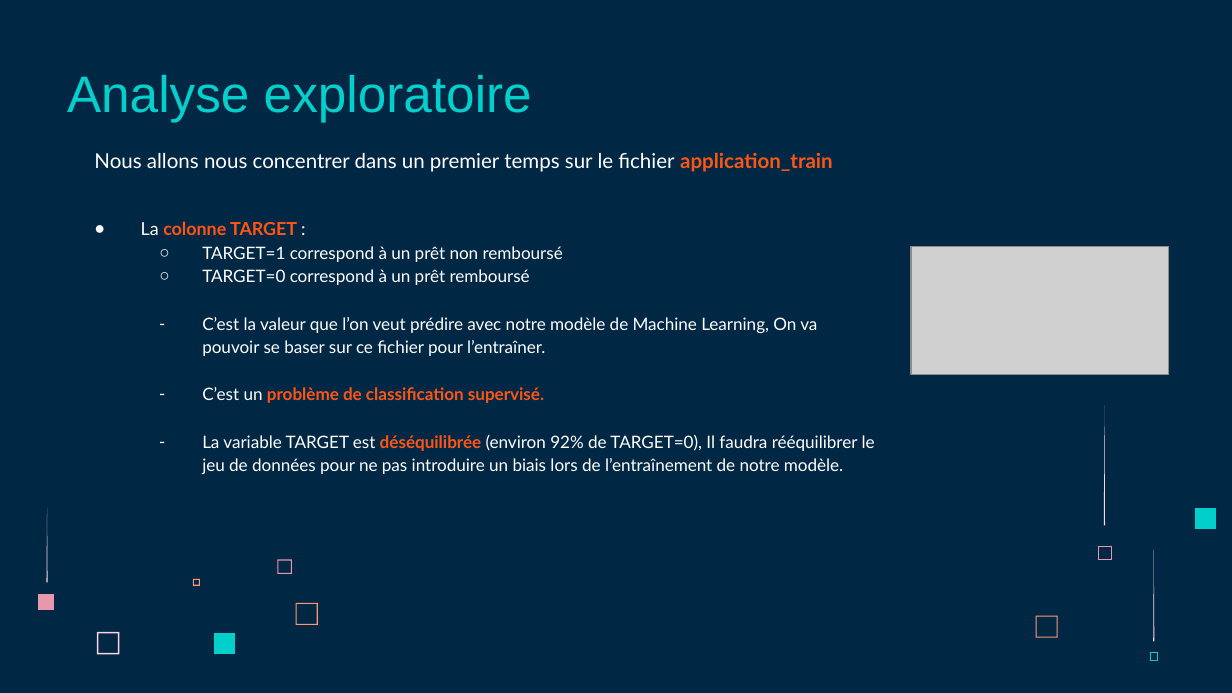
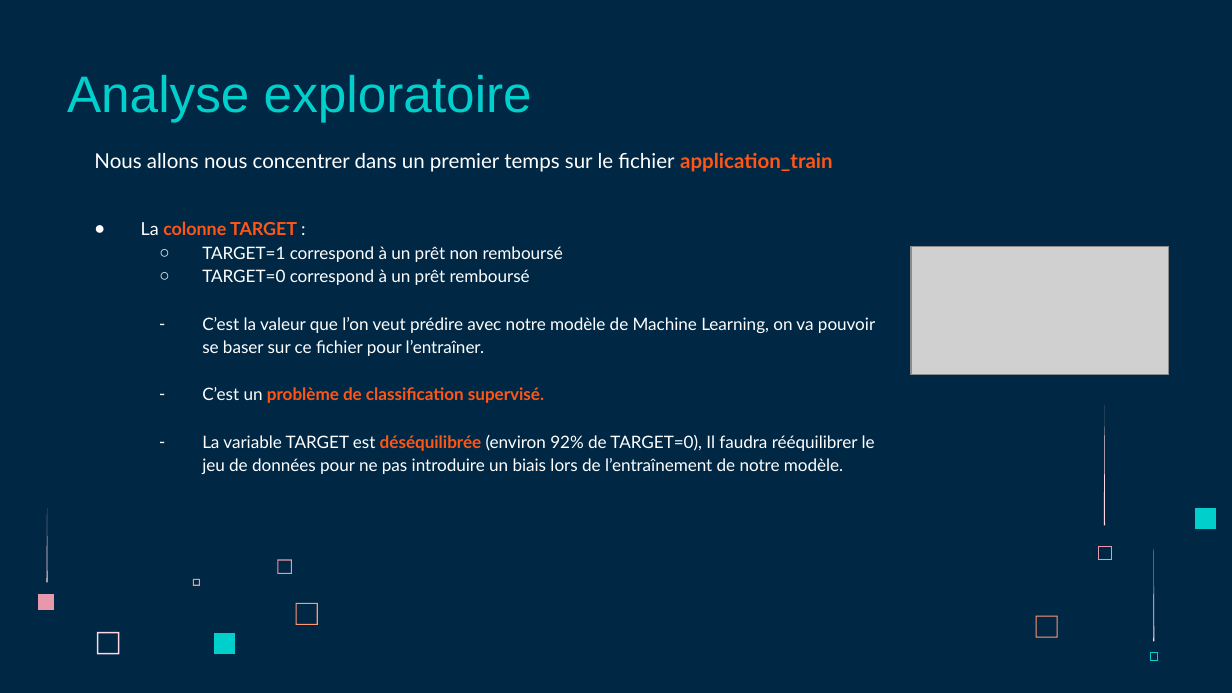
Before and after one commit to Deviluna29/oc_ingenieur-ia_p4, a slide deck: slide 5 of P4_02_presentation.pptx. Drawn at 1232x693 pixels with LibreOffice and Linux fonts; fonts in the diff are those of the drawing; grey boxes stand for pictures; background and template pictures are left out. Boxes give left, top, right and bottom in pixels: in the first picture for what was removed or moved away, otherwise in the second. Text is boxed around its words. In the diff, an @@ line names an element or a change of style, - is before the commit and + after.

```diff
--- a/P4_02_presentation.pptx
+++ b/P4_02_presentation.pptx
@@ text at [202, 317, 875, 356]: text changed @@
-  – C’est la valeur que l’on veut prédire avec notre modèle de Machine Learning, On va pouvoir se baser sur ce fichier pour l’entraîner.
+  – C’est la valeur que l’on veut prédire avec notre modèle de Machine Learning, on va pouvoir se baser sur ce fichier pour l’entraîner.
```
Also in this commit, not shown: 2 other slides changed, 2 other files.
